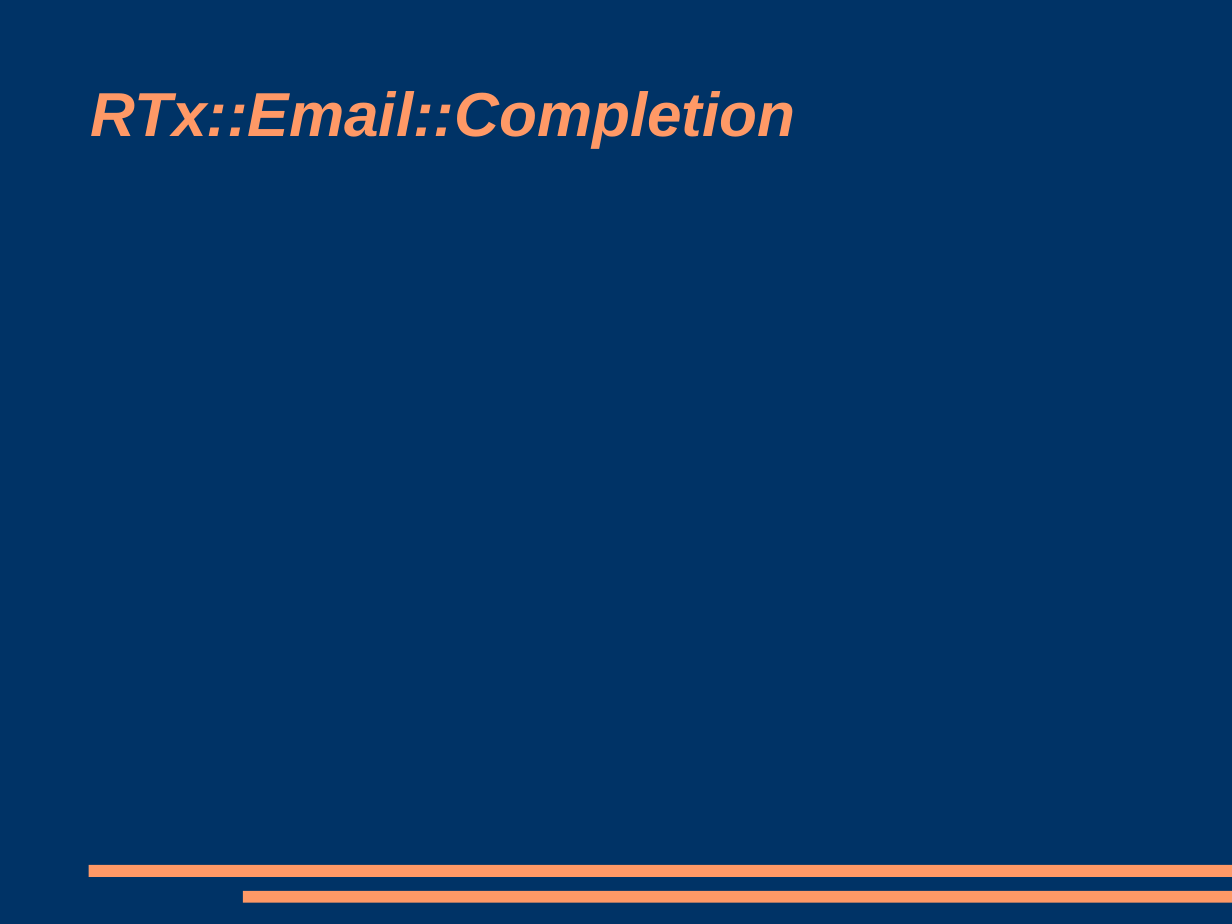
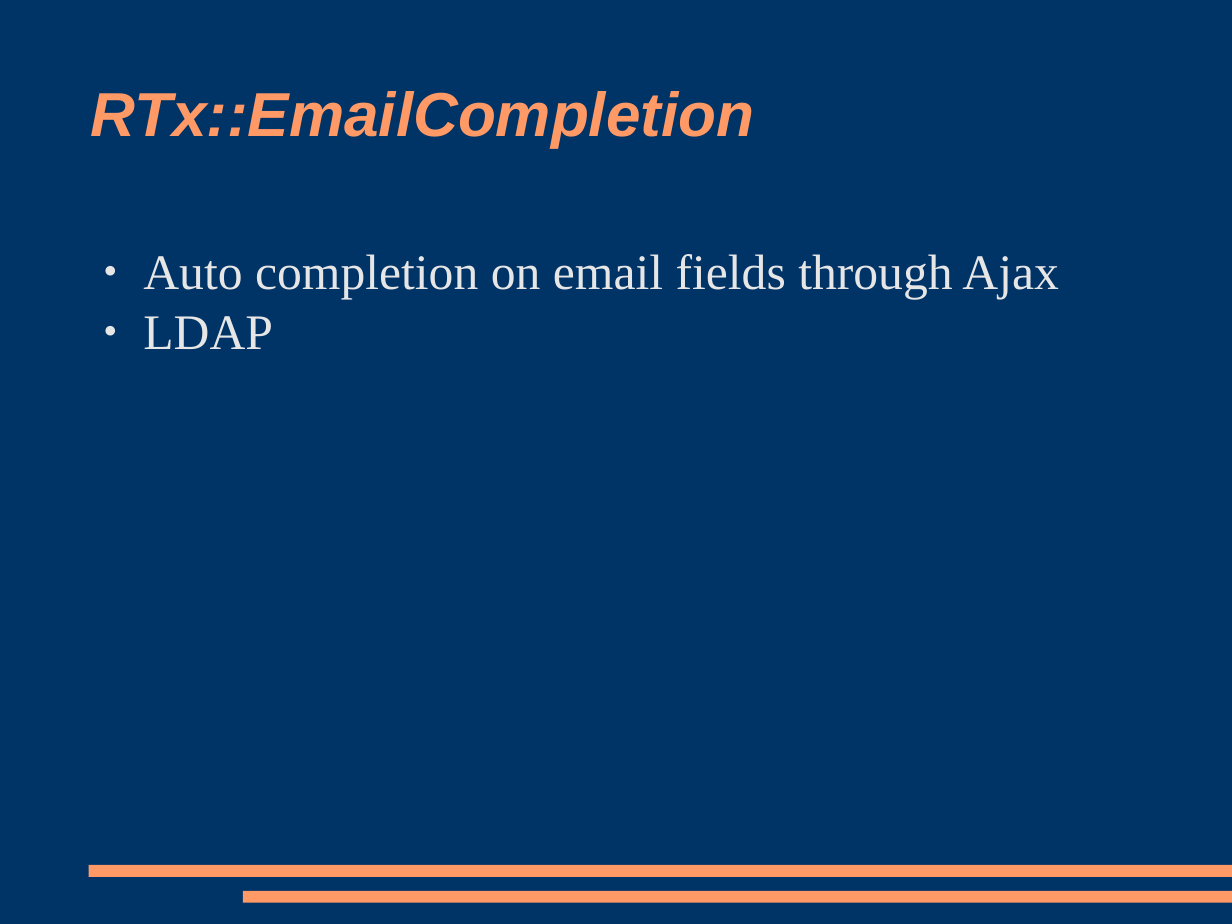
Before and after one commit to racke/Presentations, a slide deck: slide 19 of yapc2009/rt38.odp (slide 17 before the commit). Drawn at 1232x924 pixels with LibreOffice and Linux fonts; fonts in the diff are those of the drawing. Boxes give left, top, right and bottom in pixels: in the first picture for what was removed or moved away, otherwise in the second. Text is boxed around its words. In the diff, an @@ line names an element or a change of style, - is before the commit and + after.

```diff
--- a/yapc2009/rt38.odp
+++ b/yapc2009/rt38.odp
@@ title at [91, 91, 755, 147]: text changed @@
-RTx::Email::Completion
+RTx::EmailCompletion
@@ text added at [143, 254, 1059, 349], 32 pt, text #E6E6E6 @@
+● Auto completion on email fields through Ajax
+● LDAP
```
Also in this commit, not shown: 7 other slides changed, 3 slides added, 1 slide removed.
